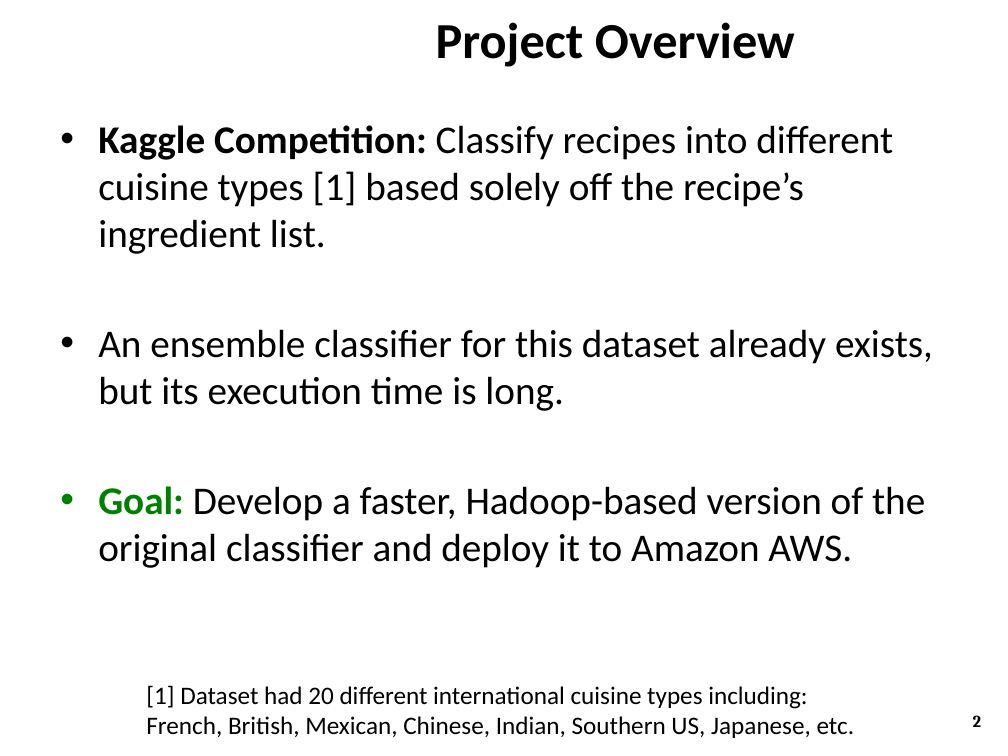
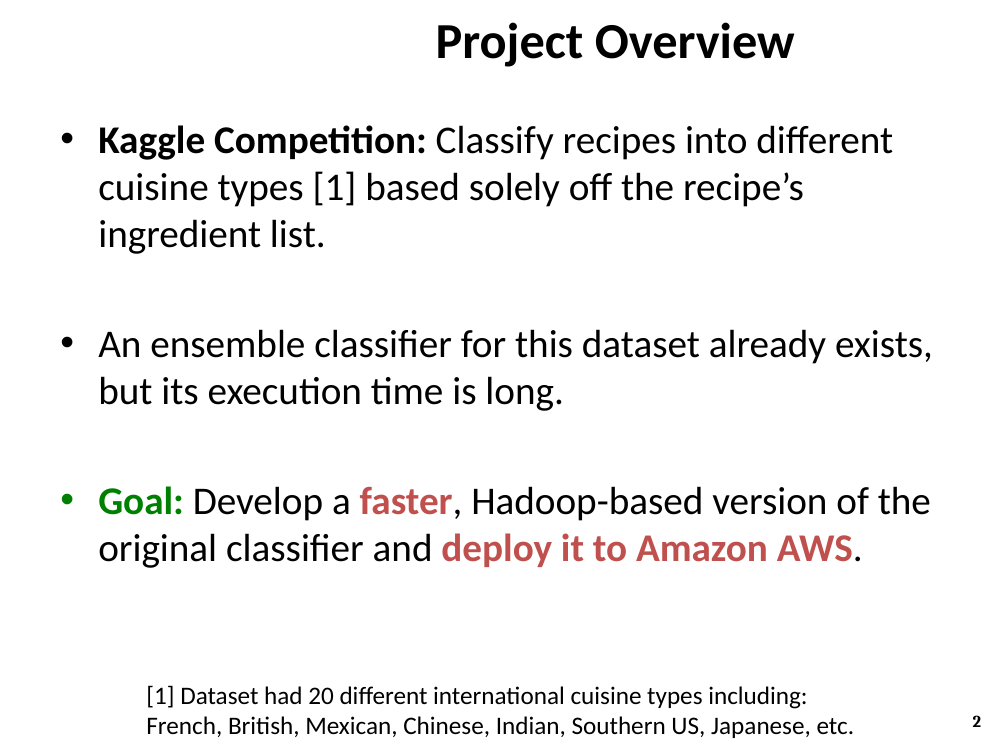
Before and after one commit to ZaydH/CS286_Project, a slide deck: slide 2 of Presentation/CS286 - Ensemble Classifier on AWS.pptx. Drawn at 1008x756 pixels with LibreOffice and Linux fonts; fonts in the diff are those of the drawing; background and template pictures are left out. Boxes give left, top, right and bottom in pixels: in the first picture for what was removed or moved away, otherwise in the second. Text is boxed around its words. In the diff, an @@ line names an element or a change of style, - is before the commit and + after.

```diff
--- a/Presentation/CS286 - Ensemble Classifier on AWS.pptx
+++ b/Presentation/CS286 - Ensemble Classifier on AWS.pptx
@@ text at (x1=98, y1=486, x2=931, y2=568): text colour #000000 to #C0504D, bold on in "faster, deploy it to Amazon AWS." @@
```
Also in this commit, not shown: 3 other slides changed.
